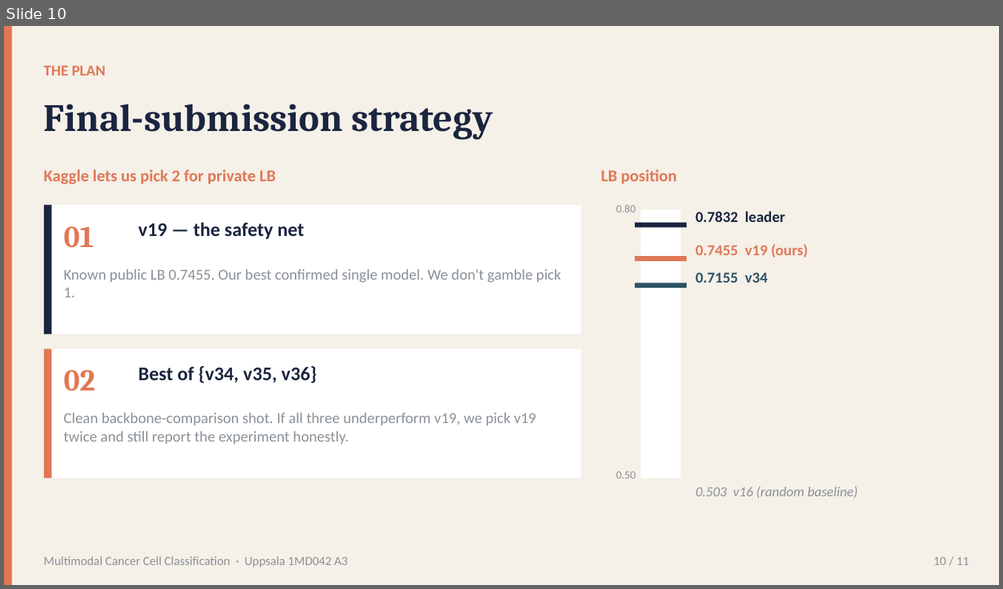
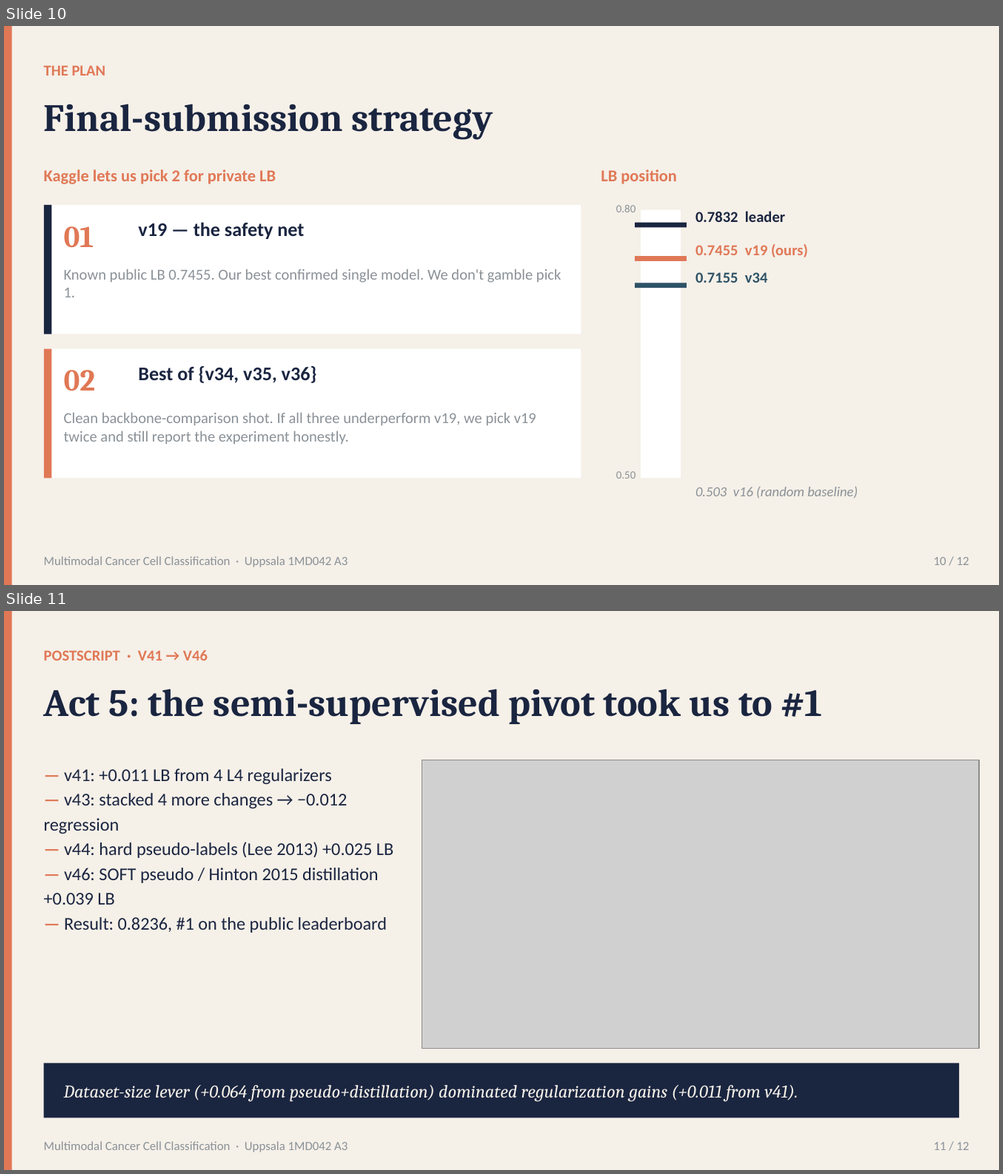
Before and after one commit to rafallex/multimodal-microscopy-distillation, a slide deck: presentation/A3_cancer_challenge.pptx. Shown one above the other, each under a label of ours: slide 10 before the commit, slides 10 and 11 after it. The pictures are 1003x589 and 1003x1174 pixels, drawn with LibreOffice and Linux fonts; fonts in the diff are those of the drawing; grey boxes stand for pictures. Boxes give left, top, right and bottom in pixels: in the first picture for what was removed or moved away, otherwise in the second. Text is boxed around its words. In the diff, an @@ line names an element or a change of style, - is before the commit and + after.

```diff
--- a/presentation/A3_cancer_challenge.pptx
+++ b/presentation/A3_cancer_challenge.pptx
@@ slide 11 added at (4, 611, 999, 1170), background #F5F0E8 @@
@@ rectangle added at (4, 611, 12, 1170), fill #E07856 @@
@@ text added at (44, 650, 208, 661), 11 pt, text #E07856, bold @@
+POSTSCRIPT · V41 → V46
@@ text added at (44, 689, 822, 724), 28 pt, text #1A2540, bold @@
+Act 5: the semi-supervised pivot took us to #1
@@ picture added at (421, 760, 979, 1048) @@
@@ text added at (44, 769, 393, 933), 13 pt, text #1A2540 @@
+— v41: +0.011 LB from 4 L4 regularizers
+— v43: stacked 4 more changes → −0.012 regression
+— v44: hard pseudo-labels (Lee 2013) +0.025 LB
+— v46: SOFT pseudo / Hinton 2015 distillation +0.039 LB
+— Result: 0.8236, #1 on the public leaderboard
@@ rectangle added at (44, 1064, 959, 1118), fill #1A2540 @@
@@ text added at (64, 1085, 797, 1102), 13 pt, text #F5F0E8, italic @@
+Dataset-size lever (+0.064 from pseudo+distillation) dominated regularization gains (+0.011 from v41).
@@ text added at (44, 1142, 347, 1153), 9 pt, text #8A9197 @@
+Multimodal Cancer Cell Classification · Uppsala 1MD042 A3
@@ text added at (933, 1142, 969, 1150), 9 pt, text #8A9197 @@
+11 / 12
@@ slide 10 changed as well @@
@@ text at (933, 557, 969, 565): text changed @@
-10 / 11
+10 / 12
```
Also in this commit, not shown: 10 other slides changed, 26 other files.
